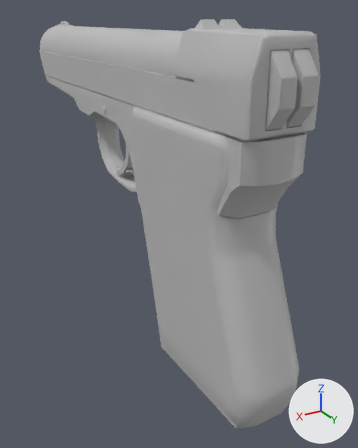
Renders of the FBX model Assets/Models/CZ50.fbx from each side of a commit.
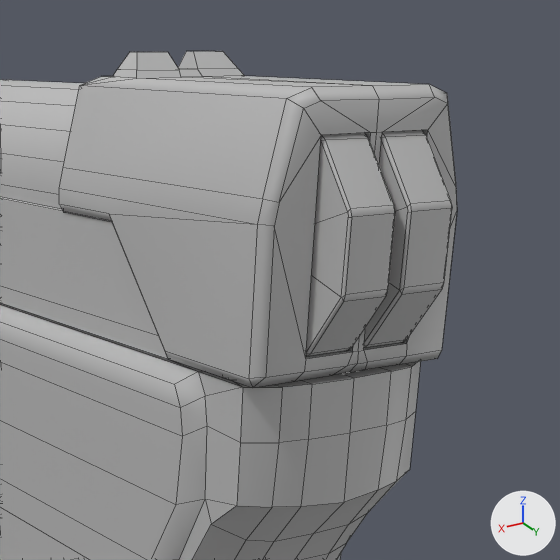
Old and new are each drawn whole from a camera (50 mm lens) standing at (0.229, 0.466, 0.321) and looking at (-0.026, 0.041, 0.108) and again close up on the part from 43% to 100% of the width and 0% to 46% of the height. Lighting does not change. The marker at lower right points along +X, +Y and +Z. The close-ups show mesh edges as thin lines. Where no turn or scale is listed for an object, it has been applied to the vertices.

Names of what the first close-up shows: 'AmmoCounter', 'CZ53', 'Double', 'Single', 'Slide'.
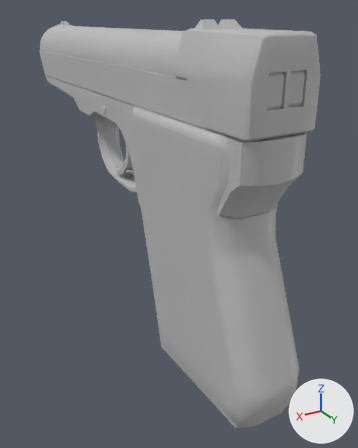
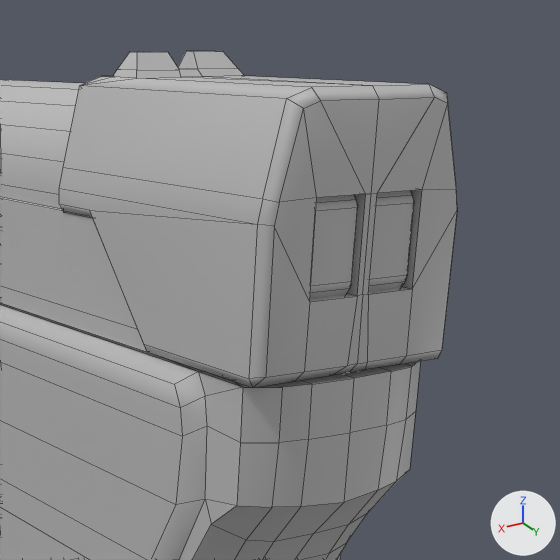
What changed in the scene script:
```text
Change me_mesh_002:
    where me_mesh_002.from_pydata(...)  # 128 vertices, 133 faces; spans x -0.0311..0.0311, y -0.0433..0.0498, z -0.0318..0.0404
    used by ob_ammocounter; location = (0.0, 0.1703, 0.2749)
    me_mesh_002 part 1: all 18 vertices in x -0.0311..0.0311, y -0.0156..0.0178, z -0.0318..0.0015 are moved by (0.0, -0.0098, 0.0)
    me_mesh_002 part 2: the 1 vertex in x 0.0, y 0.0497, z 0.0243 is moved by (0.0, 0.0, -0.0136)
    me_mesh_002 part 3: 8 of the vertices in x -0.016..0.0164, y 0.0348..0.0497, z 0.0243 are moved by (0.0, 0.0, -0.0134)
    me_mesh_002 part 4: 8 of the vertices in x -0.016..0.0164, y 0.0348..0.0497, z -0.026 are moved by (0.0, 0.0, 0.0134)
    me_mesh_002 part 5: the 1 vertex in x 0.0, y 0.0497, z -0.026 is moved by (0.0, 0.0, 0.0136)
Change ob_double:
    ob_double.location: (0.0091, 0.202, 0.2741) -> (0.0091, 0.1896, 0.2741)
Change ob_single:
    ob_single.location: (-0.0088, 0.202, 0.2741) -> (-0.0088, 0.1896, 0.2741)
```

Changed parts and their boxes [x1, y1, x2, y2] in the close-ups (560 x 560 px; the box of a moved part takes in the faces that stretch with it):
'Double', moved
    before: [306, 133, 395, 357]
    after: [310, 195, 358, 299]
'Single', moved
    before: [364, 130, 452, 348]
    after: [369, 190, 414, 292]
part 1 of me_mesh_002, moved or reshaped
    both: [59, 188, 257, 387]
part 2 of me_mesh_002, moved or reshaped
    before: [321, 97, 434, 133]
    after: [321, 97, 435, 194]
part 3 of me_mesh_002, moved or reshaped
    before: [280, 97, 456, 201]
    after: [280, 98, 456, 202]
part 4 of me_mesh_002, moved or reshaped
    before: [266, 130, 457, 377]
    after: [266, 189, 457, 377]
part 5 of me_mesh_002, moved or reshaped
    before: [347, 132, 382, 366]
    after: [347, 193, 377, 366]
